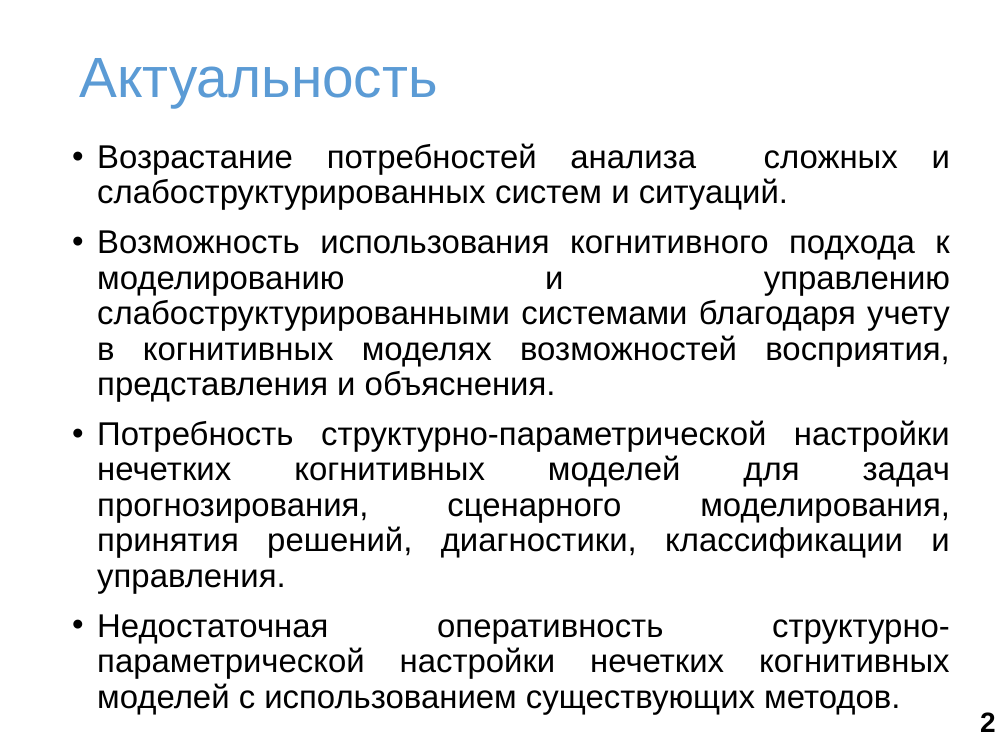
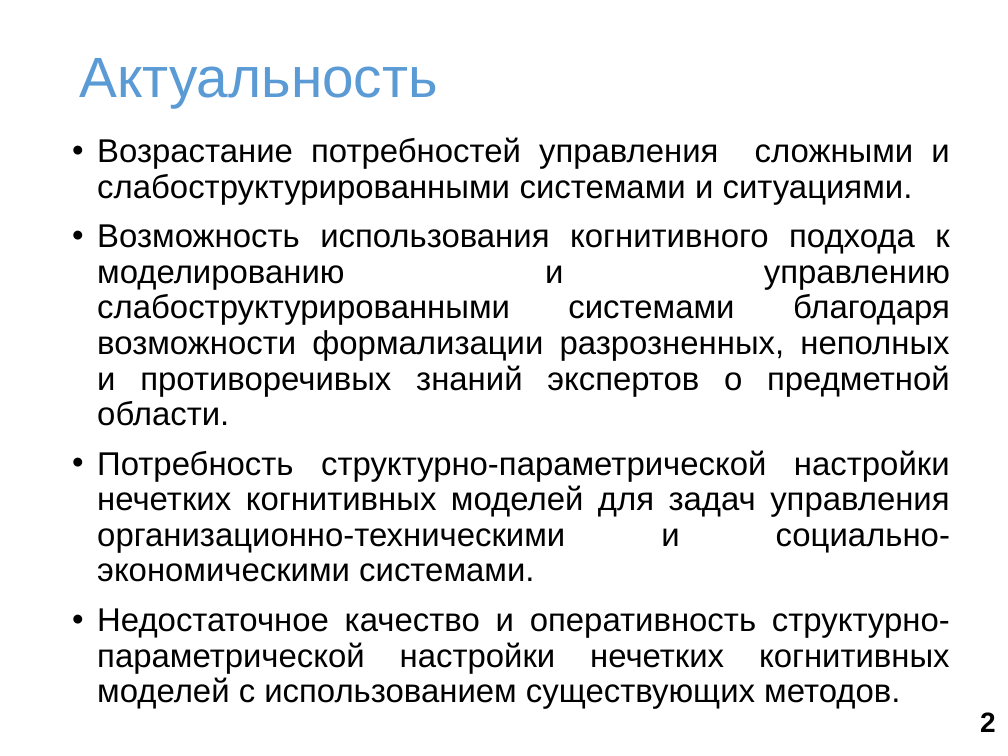
Before and after one commit to SquakR/fuzzy_cognitive_model, a slide deck: slide 2 of docs/presentation.pptx. Drawn at 1008x756 pixels with LibreOffice and Linux fonts; fonts in the diff are those of the drawing; background and template pictures are left out. Boxes give left, top, right and bottom in pixels: in the first picture for what was removed or moved away, otherwise in the second. Text is boxed around its words. In the diff, an @@ line names an element or a change of style, - is before the commit and + after.

```diff
--- a/docs/presentation.pptx
+++ b/docs/presentation.pptx
@@ text at bbox=[97, 137, 950, 709]: text changed @@
-• Возрастание потребностей анализа сложных и слабоструктурированных систем и ситуаций.
-• Возможность использования когнитивного подхода к моделированию и управлению слабоструктурированными системами благодаря учету в когнитивных моделях возможностей восприятия, представления и объяснения.
-• Потребность структурно-параметрической настройки нечетких когнитивных моделей для задач прогнозирования, сценарного моделирования, принятия решений, диагностики, классификации и управления.
-• Недостаточная оперативность структурно-параметрической настройки нечетких когнитивных моделей с использованием существующих методов.
+• Возрастание потребностей управления сложными и слабоструктурированными системами и ситуациями.
+• Возможность использования когнитивного подхода к моделированию и управлению слабоструктурированными системами благодаря возможности формализации разрозненных, неполных и противоречивых знаний экспертов о предметной области.
+• Потребность структурно-параметрической настройки нечетких когнитивных моделей для задач управления организационно-техническими и социально-экономическими системами.
+• Недостаточное качество и оперативность структурно-параметрической настройки нечетких когнитивных моделей с использованием существующих методов.
```
Also in this commit, not shown: 1 slide added, 5 slides removed, 2 other files.
